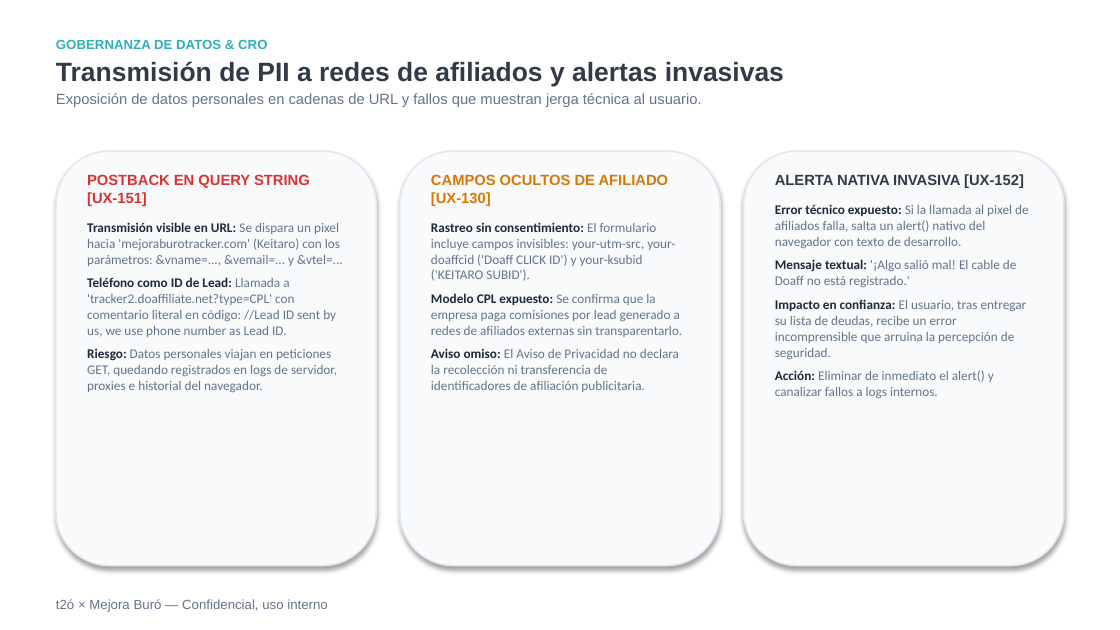
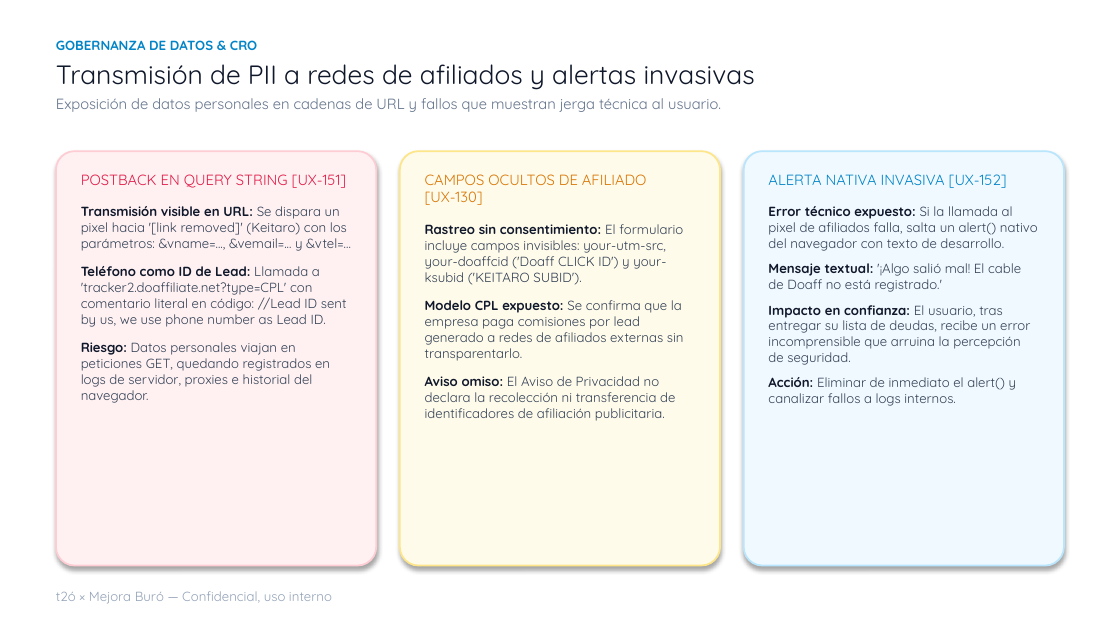
Before and after one commit to AmauriRodriguexX/mejora-tu-buro, a slide deck: slide 18 of entrega-final/auditoria-ux-mejoraburo-t2o.pptx (slide 17 before the commit). Drawn at 1120x630 pixels with LibreOffice and Linux fonts; fonts in the diff are those of the drawing; background and template pictures are left out. Boxes give left, top, right and bottom in pixels: in the first picture for what was removed or moved away, otherwise in the second. Text is boxed around its words. In the diff, an @@ line names an element or a change of style, - is before the commit and + after.

```diff
--- a/entrega-final/auditoria-ux-mejoraburo-t2o.pptx
+++ b/entrega-final/auditoria-ux-mejoraburo-t2o.pptx
@@ text "GOBERNANZA DE DATOS & CRO" at [56,40,755,112]: font Arial to Quicksand; text colour #30AFB8 to #0284C7 in "GOBERNANZA DE DATOS & CRO"; text colour #313B48 to #0F172A, bold off in "Transmisión de PII a redes de afiliados ..."; less space between paragraphs; more space between paragraphs @@
@@ rounded rectangle at [56,151,376,566]: fill #F8FAFC to #FFF1F2; outline #E2E8F0 1 pt to #FECDD3 1.13 pt; proportions changed @@
@@ text at [81,174,347,403]: font Arial to Quicksand, text colour #DC3232 to #E11D48, bold off in "POSTBACK EN QUERY STRING [UX-151]"; font Calibri to Quicksand in "Teléfono como ID de Lead: Llamada a ...", "Riesgo: Datos personales viajan en peticiones GET, ..."; text colour #1E293B to #0F172A in "Teléfono como ID de Lead:", "Riesgo:"; text colour #64748B to #334155 in "Llamada a 'tracker2.doaffiliate.net?type=CPL' con comentario ...", "Datos personales viajan en peticiones GET, quedando ..."; less space between paragraphs; more space between paragraphs @@
@@ rounded rectangle at [400,151,720,566]: fill #F8FAFC to #FFFBEB; outline #E2E8F0 1 pt to #FDE68A 1.13 pt; proportions changed @@
@@ text "CAMPOS OCULTOS DE AFILIADO [UX-130]" at [425,174,684,421]: font Arial to Quicksand, bold off in "CAMPOS OCULTOS DE AFILIADO [UX-130]"; font Calibri to Quicksand; text colour #1E293B to #0F172A in "Rastreo sin consentimiento:", "Modelo CPL expuesto:", "Aviso omiso:"; text colour #64748B to #334155 in "El formulario incluye campos invisibles: your-utm-src, your- ...", "Se confirma que la empresa paga comisiones ...", "El Aviso de Privacidad no declara la ..."; less space between paragraphs; more space between paragraphs @@
@@ rounded rectangle at [744,151,1064,566]: fill #F8FAFC to #F0F9FF; outline #E2E8F0 1 pt to #BAE6FD 1.13 pt; proportions changed @@
@@ text "ALERTA NATIVA INVASIVA [UX-152]" at [768,174,1038,406]: font Arial to Quicksand, text colour #313B48 to #0284C7, bold off in "ALERTA NATIVA INVASIVA [UX-152]"; font Calibri to Quicksand; text colour #1E293B to #0F172A in "Error técnico expuesto:", "Mensaje textual:", "Impacto en confianza:", "Acción:"; text colour #64748B to #334155 in "Si la llamada al pixel de afiliados ...", "'¡Algo salió mal! El cable de Doaff ...", "El usuario, tras entregar su lista de ...", "Eliminar de inmediato el alert() y canalizar ..."; less space between paragraphs; more space between paragraphs @@
@@ text at [81,206,351,251]: text changed; font Calibri to Quicksand; text colour #64748B to #334155 @@
-Transmisión visible en URL: Se dispara un pixel hacia 'mejoraburotracker.com' (Keitaro) con los parámetros: &vname=..., &vemail=... y &vtel=...
+Transmisión visible en URL: Se dispara un pixel hacia '[link removed]' (Keitaro) con los parámetros: &vname=..., &vemail=... y &vtel=...
@@ text "t2ó × Mejora Buró — ...": place and size @@
-text "t2ó × Mejora Buró — ..." at [56,599,327,612]
+text "t2ó × Mejora Buró — ..." at [56,591,332,604]
@@ text "t2ó × Mejora Buró — ..." at [56,591,332,604]: font Arial to Quicksand, text colour #64748B to #94A3B8 @@
```
Also in this commit, not shown: 22 other slides changed, 1 slide added, 2 slides removed, 5 other files.
